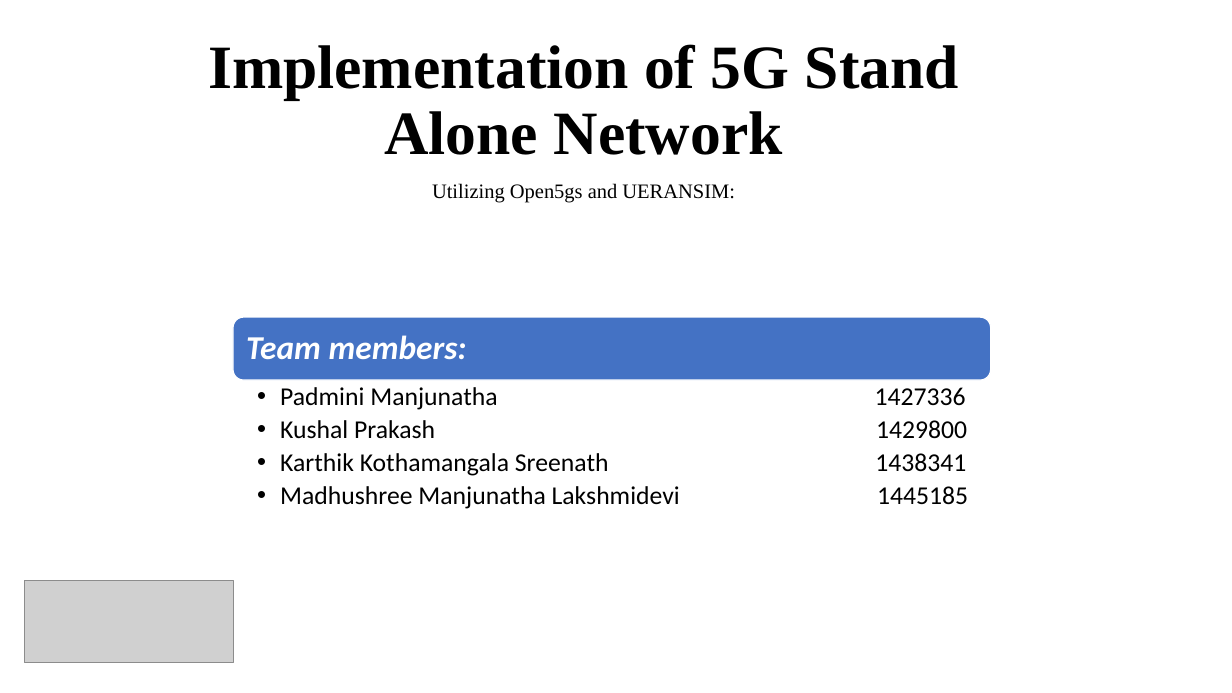
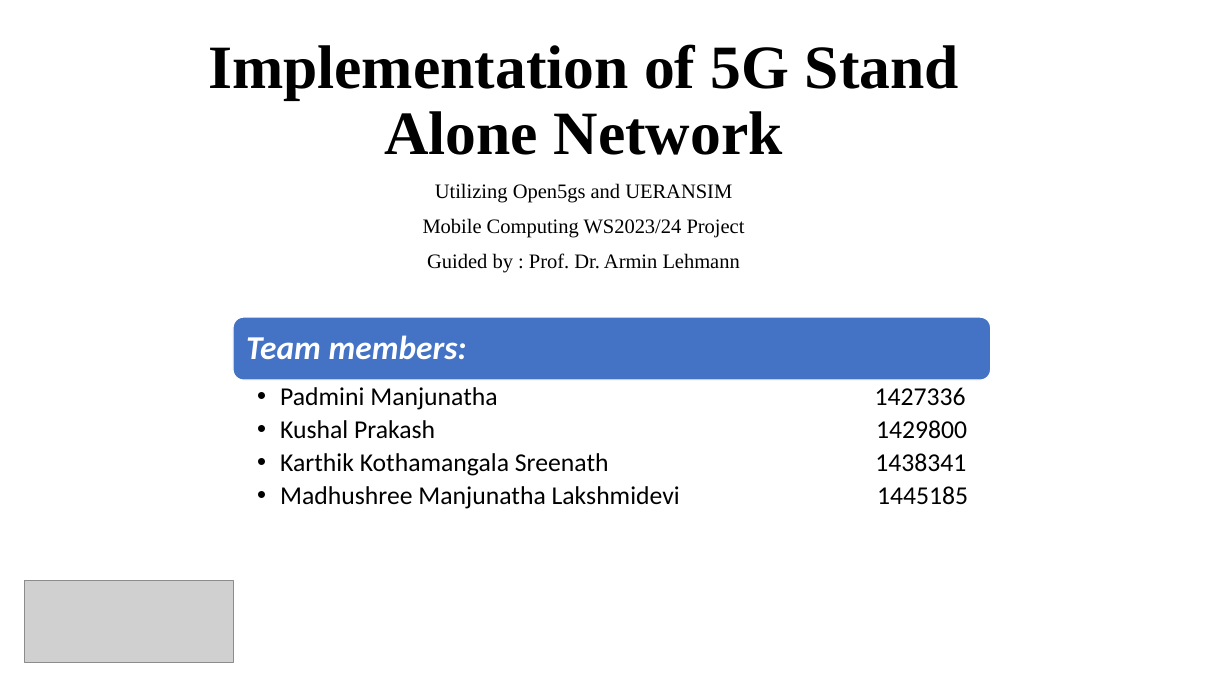
Before and after one commit to kushalprakash6/Standalone-5G-netowrk-simulation, a slide deck: slide 1 of Presentation/Presentation team_entropy.pptx. Drawn at 1232x693 pixels with LibreOffice and Linux fonts; fonts in the diff are those of the drawing; grey boxes stand for pictures. Boxes give left, top, right and bottom in pixels: in the first picture for what was removed or moved away, otherwise in the second. Text is boxed around its words. In the diff, an @@ line names an element or a change of style, - is before the commit and + after.

Commit message:
Minor changes in Presentation

```diff
--- a/Presentation/Presentation team_entropy.pptx
+++ b/Presentation/Presentation team_entropy.pptx
@@ text at <box>423,183,745,273</box>: text changed @@
-Utilizing Open5gs and UERANSIM:
+Utilizing Open5gs and UERANSIM
+Mobile Computing WS2023/24 Project
+Guided by : Prof. Dr. Armin Lehmann
```
